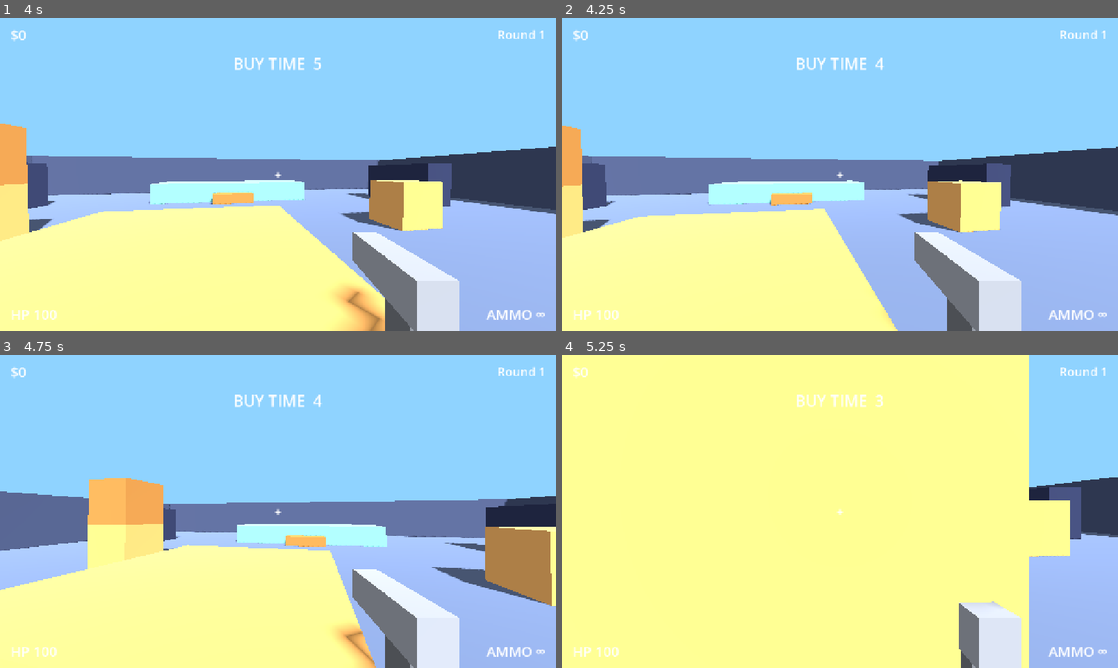
Above: before the commit, frames 1-4 (two rows, left to right).
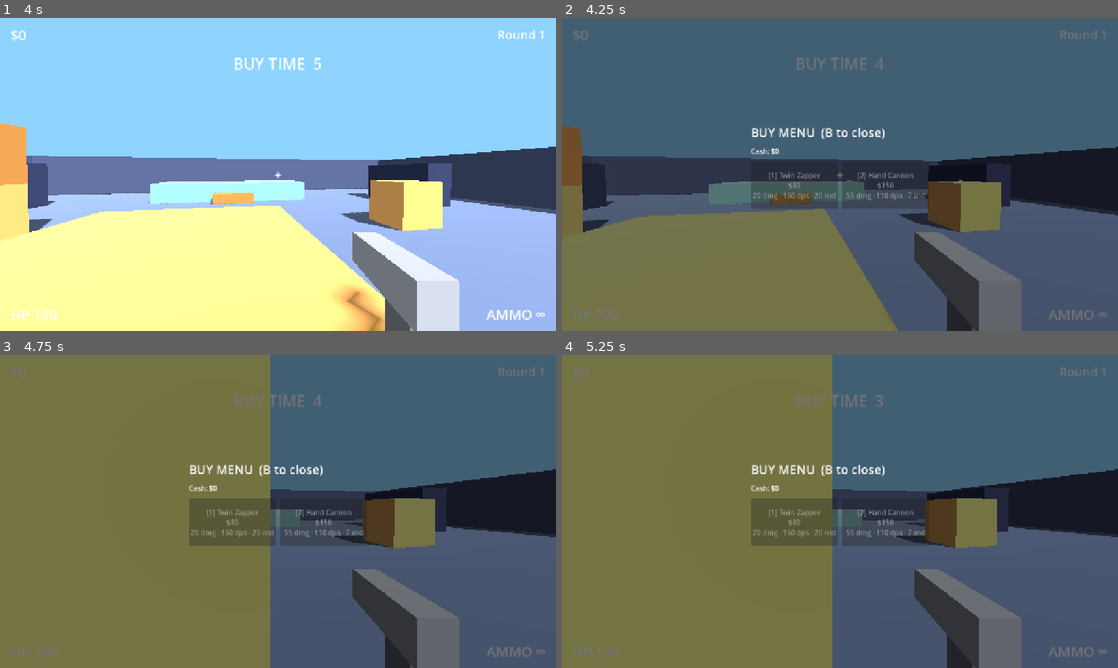
Above: after the commit, the same moments.

Repository: yeahlolnice/PixleShooterIdle
Game: Godot game, scene res://scenes/main.tscn
Same seed, same stepped clock (60 frames per second), same inputs: the game is played once before the commit and once after it.
Inputs (mouse positions are in pixels of both pictures, inside the frame that each line leads up to):
- Up to frame 1 (4 s): tap Enter at 0.5 s; move the mouse to (305, 174) at 0.52 s; press the mouse at (305, 174) at 0.53 s; hold W (move_forward) from 0.53 s (still down); tap Space (jump) at 0.77, 1.52, 3.02, 3.77 s; tap 1 at 0.8, 1.35, 2.3, 3.6 s; move the mouse to (250, 174) at 1.27 s; release the mouse at (250, 174) at 1.28 s; click (250, 174) at 1.55 s; move the mouse to (289, 168) at 2.02 s; tap T (chat) at 2.1 s; move the mouse to (272, 180) at 2.77 s; click (272, 180) at 2.85 s; move the mouse to (316, 177) at 3.52 s
- Up to frame 2 (4.25 s): keep holding W (move_forward); tap B (buy_menu) at 4.15 s
- Up to frame 3 (4.75 s): keep holding W (move_forward); move the mouse to (233, 508) at 4.27 s; tap Shift at 4.35 s; tap Space (jump) at 4.52 s; click (233, 508) at 4.55 s
- Up to frame 4 (5.25 s): keep holding W (move_forward); move the mouse to (845, 511) at 5.02 s; tap Alt at 5.1 s; click (845, 511) at 5.17 s

Frame 1 is identical in both runs. In frame 2, 100% of the frame differs, in the area x 0-100%, y 0-100%; in frame 3, 99%; in frame 4, 100%.

Commit message:
Add ShopService, BuyMenu (B, freeze time) and tests
Co-Authored-By: Claude Sonnet 5.5 <noreply@anthropic.com>

Diff:
--- /dev/null
+++ b/core/shop_service.gd
@@ -0,0 +1,72 @@
+class_name ShopService
+extends RefCounted
+## UI-free gun purchasing. Prices and the gun list come from guns.json via
+## DataRegistry; cash is validated and spent through GameState / Economy.
+## The caller (BuyMenu) equips the returned gun through WeaponManager.
+
+enum Result { OK, UNKNOWN_GUN, LOCKED, CANNOT_AFFORD, ALREADY_EQUIPPED }
+
+
+## Guns offered for sale (everything in guns.json except the free starter).
+static func catalog() -> Array:
+	var out: Array = []
+	var starter := DataRegistry.starter_gun_id()
+	for g in DataRegistry.guns():
+		if g["id"] != starter:
+			out.append(g)
+	return out
+
+
+static func price(gun_id: String) -> float:
+	return float(DataRegistry.gun(gun_id).get("price", 0.0))
+
+
+static func is_unlocked(gun_id: String) -> bool:
+	return GameState.kills >= int(DataRegistry.gun(gun_id).get("unlock_kills", 0))
+
+
+## Owned guns (and the starter) cost nothing to switch back to.
+static func is_owned(gun_id: String) -> bool:
+	return gun_id == DataRegistry.starter_gun_id() or GameState.owns_gun(gun_id)
+
+
+static func can_buy(gun_id: String) -> bool:
+	return check(gun_id) == Result.OK
+
+
+static func check(gun_id: String) -> Result:
+	if DataRegistry.gun(gun_id).is_empty():
+		return Result.UNKNOWN_GUN
+	if not is_unlocked(gun_id):
+		return Result.LOCKED
+	if GameState.equipped_gun_id == gun_id or (gun_id == DataRegistry.starter_gun_id() and GameState.equipped_gun_id == ""):
+		return Result.ALREADY_EQUIPPED
+	if is_owned(gun_id):
+		return Result.OK
+	if not Economy.can_afford(GameState.cash, price(gun_id)):
+		return Result.CANNOT_AFFORD
+	return Result.OK
+
+
+## Buys (or re-equips an owned) gun. Deducts exactly the price, records
+## ownership and the equipped id. Returns a Result; only OK changes state.
+static func buy(gun_id: String) -> Result:
+	var r := check(gun_id)
+	if r != Result.OK:
+		return r
+	if not is_owned(gun_id):
+		if not GameState.try_spend(price(gun_id)):
+			return Result.CANNOT_AFFORD
+		GameState.add_owned_gun(gun_id)
+	GameState.equipped_gun_id = gun_id
+	return Result.OK
+
+
+static func message(r: Result) -> String:
+	match r:
+		Result.OK: return "Equipped!"
+		Result.UNKNOWN_GUN: return "Unknown gun"
+		Result.LOCKED: return "Locked: not enough kills"
+		Result.CANNOT_AFFORD: return "Not enough cash"
+		Result.ALREADY_EQUIPPED: return "Already equipped"
+	return ""
--- a/scenes/main.gd
+++ b/scenes/main.gd
@@ -37,6 +37,9 @@
 	add_child(rounds)
 	rounds.respawn_requested.connect(_respawn_player)
 	ui_layer.add_child(load("res://ui/hud/hud.tscn").instantiate())
+	var buy_menu: BuyMenu = load("res://ui/buy_menu/buy_menu.tscn").instantiate()
+	buy_menu.weapon_manager = player.get_node_or_null("WeaponManager")
+	ui_layer.add_child(buy_menu)
 	rounds.start(id)
 
 
--- /dev/null
+++ b/tests/unit/test_shop_service.gd
@@ -0,0 +1,74 @@
+extends GutTest
+## ShopService: affordability, exact deduction, already-owned handling.
+
+var _saved: Dictionary
+var gun_id: String
+var price: float
+
+
+func before_each() -> void:
+	_saved = GameState.to_dict()
+	GameState.new_game()
+	gun_id = ShopService.catalog()[0]["id"]
+	price = ShopService.price(gun_id)
+
+
+func after_each() -> void:
+	GameState.from_dict(_saved)
+
+
+func test_catalog_excludes_starter_and_comes_from_data() -> void:
+	var ids := ShopService.catalog().map(func(g): return g["id"])
+	assert_false(ids.has(DataRegistry.starter_gun_id()))
+	assert_eq(ids.size(), DataRegistry.guns().size() - 1)
+
+
+func test_cannot_afford_refused_and_nothing_changes() -> void:
+	GameState.cash = price - 1.0
+	assert_eq(ShopService.buy(gun_id), ShopService.Result.CANNOT_AFFORD)
+	assert_eq(GameState.cash, price - 1.0)
+	assert_false(GameState.owns_gun(gun_id))
+	assert_eq(GameState.equipped_gun_id, "")
+
+
+func test_buy_deducts_exact_price_and_equips() -> void:
+	GameState.cash = price + 7.0
+	assert_eq(ShopService.buy(gun_id), ShopService.Result.OK)
+	assert_eq(GameState.cash, 7.0)
+	assert_true(GameState.owns_gun(gun_id))
+	assert_eq(GameState.equipped_gun_id, gun_id)
+
+
+func test_exact_cash_is_affordable() -> void:
+	GameState.cash = price
+	assert_true(ShopService.can_buy(gun_id))
+	assert_eq(ShopService.buy(gun_id), ShopService.Result.OK)
+	assert_eq(GameState.cash, 0.0)
+
+
+func test_already_equipped_is_not_charged_twice() -> void:
+	GameState.cash = price * 3.0
+	ShopService.buy(gun_id)
+	var left := GameState.cash
+	assert_eq(ShopService.buy(gun_id), ShopService.Result.ALREADY_EQUIPPED)
+	assert_eq(GameState.cash, left)
+
+
+func test_owned_gun_reequips_free() -> void:
+	GameState.cash = price
+	ShopService.buy(gun_id)
+	GameState.equipped_gun_id = ""
+	assert_eq(ShopService.buy(gun_id), ShopService.Result.OK)
+	assert_eq(GameState.cash, 0.0)
+
+
+func test_death_clears_ownership_so_rebuy_costs_again() -> void:
+	GameState.cash = price * 2.0
+	ShopService.buy(gun_id)
+	GameState.clear_loadout()
+	assert_eq(ShopService.buy(gun_id), ShopService.Result.OK)
+	assert_eq(GameState.cash, 0.0)
+
+
+func test_unknown_gun() -> void:
+	assert_eq(ShopService.buy("nope"), ShopService.Result.UNKNOWN_GUN)
--- /dev/null
+++ b/ui/buy_menu/buy_menu.gd
@@ -0,0 +1,126 @@
+class_name BuyMenu
+extends Control
+## Counter-Strike-style buy menu. Opens with the buy_menu action (B) during
+## freeze time only and closes when the round goes live. Purchase rules live in
+## ShopService; this only draws the grid and equips through WeaponManager.
+
+## Set by Main; the menu equips the bought gun here.
+var weapon_manager: WeaponManager
+
+var _freeze := false
+var _grid: GridContainer
+var _cash_label: Label
+var _feedback: Label
+var _buttons: Dictionary = {}  # gun_id -> Button
+
+
+func _ready() -> void:
+	visible = false
+	var dim := ColorRect.new()
+	dim.color = Color(0, 0, 0, 0.55)
+	dim.set_anchors_preset(Control.PRESET_FULL_RECT)
+	add_child(dim)
+	var center := CenterContainer.new()
+	center.set_anchors_preset(Control.PRESET_FULL_RECT)
+	add_child(center)
+	var box := VBoxContainer.new()
+	box.add_theme_constant_override("separation", 12)
+	center.add_child(box)
+	var title := Label.new()
+	title.text = "BUY MENU  (B to close)"
+	title.add_theme_font_size_override("font_size", 28)
+	box.add_child(title)
+	_cash_label = Label.new()
+	box.add_child(_cash_label)
+	_grid = GridContainer.new()
+	_grid.columns = 3
+	_grid.add_theme_constant_override("h_separation", 10)
+	_grid.add_theme_constant_override("v_separation", 10)
+	box.add_child(_grid)
+	_feedback = Label.new()
+	box.add_child(_feedback)
+	_build_buttons()
+	EventBus.round_state_changed.connect(_on_round_state)
+	EventBus.cash_changed.connect(func(_t, _d): _refresh())
+	EventBus.gun_equipped.connect(func(_id): _refresh())
+	EventBus.kills_changed.connect(func(_k, _l): _refresh())
+
+
+func _build_buttons() -> void:
+	var i := 1
+	for g in ShopService.catalog():
+		var b := Button.new()
+		b.custom_minimum_size = Vector2(200, 110)
+		b.text = _label(g, i)
+		b.pressed.connect(_buy.bind(g["id"]))
+		_grid.add_child(b)
+		_buttons[g["id"]] = b
+		i += 1
+
+
+static func _label(g: Dictionary, index: int) -> String:
+	var dps := float(g["damage"]) * float(g["fire_rate"])
+	return "[%d] %s\n$%d\n%d dmg · %.0f dps · %d rnd" % [index, g["name"], int(g["price"]), int(g["damage"]), dps, int(g["mag_size"])]
+
+
+func is_open() -> bool:
+	return visible
+
+
+func open_menu() -> void:
+	if not _freeze or visible:
+		return
+	visible = true
+	_feedback.text = ""
+	_refresh()
+	EventBus.menu_toggled.emit(&"buy_menu", true)
+
+
+func close_menu() -> void:
+	if not visible:
+		return
+	visible = false
+	EventBus.menu_toggled.emit(&"buy_menu", false)
+
+
+func _on_round_state(state: StringName, _info: Dictionary) -> void:
+	_freeze = state == EventBus.ROUND_FREEZE
+	if not _freeze:
+		close_menu()
+
+
+func _unhandled_input(event: InputEvent) -> void:
+	if event.is_action_pressed("buy_menu"):
+		if visible:
+			close_menu()
+		else:
+			open_menu()
+		get_viewport().set_input_as_handled()
+	elif visible and event is InputEventKey and event.pressed and not event.echo:
+		var n: int = event.keycode - KEY_1
+		var ids := _buttons.keys()
+		if n >= 0 and n < 9 and n < ids.size():
+			_buy(ids[n])
+			get_viewport().set_input_as_handled()
+
+
+func _buy(gun_id: String) -> void:
+	var r := ShopService.buy(gun_id)
+	_feedback.text = ShopService.message(r)
+	if r == ShopService.Result.OK:
+		if weapon_manager:
+			weapon_manager.equip(gun_id)
+		else:
+			EventBus.gun_equipped.emit(gun_id)
+	_refresh()
+
+
+func _refresh() -> void:
+	if _cash_label == null:
+		return
+	_cash_label.text = "Cash: $%d" % int(GameState.cash)
+	for id in _buttons:
+		var b: Button = _buttons[id]
+		var r := ShopService.check(id)
+		b.disabled = r == ShopService.Result.CANNOT_AFFORD or r == ShopService.Result.LOCKED
+		b.tooltip_text = ShopService.message(r)
--- /dev/null
+++ b/ui/buy_menu/buy_menu.tscn
@@ -0,0 +1,11 @@
+[gd_scene load_steps=2 format=3]
+
+[ext_resource type="Script" path="res://ui/buy_menu/buy_menu.gd" id="1_buy"]
+
+[node name="BuyMenu" type="Control"]
+visible = false
+layout_mode = 3
+anchors_preset = 15
+anchor_right = 1.0
+anchor_bottom = 1.0
+script = ExtResource("1_buy")
